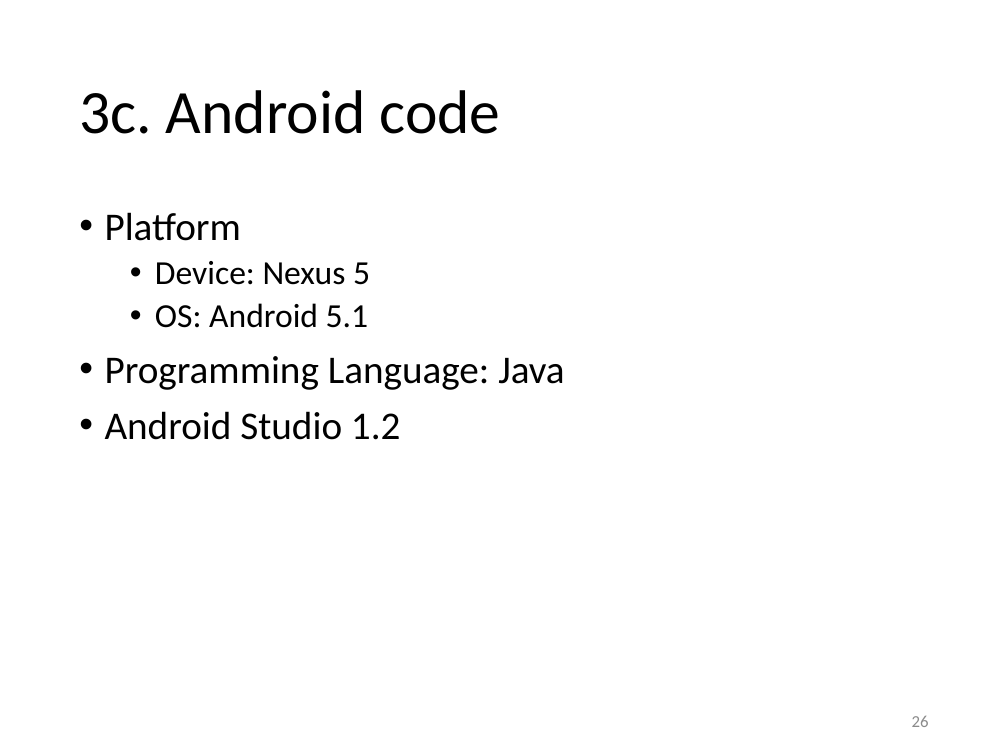
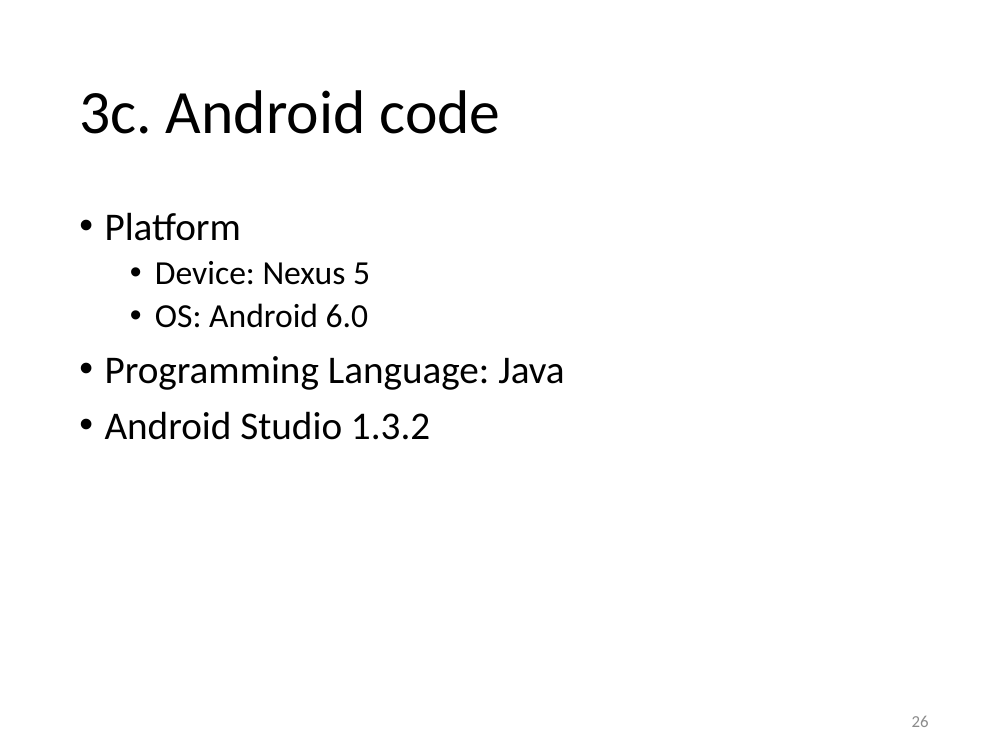
Before and after one commit to yeokm1/intro-to-ble, a slide deck: slide 26 of intro to ble.pptx. Drawn at 1008x756 pixels with LibreOffice and Linux fonts; fonts in the diff are those of the drawing. Boxes give left, top, right and bottom in pixels: in the first picture for what was removed or moved away, otherwise in the second. Text is boxed around its words. In the diff, an @@ line names an element or a change of style, - is before the commit and + after.

```diff
--- a/intro to ble.pptx
+++ b/intro to ble.pptx
@@ text at [155,303,368,328]: text changed @@
-  • OS: Android 5.1
+  • OS: Android 6.0
@@ text at [105,411,430,440]: text changed @@
-• Android Studio 1.2
+• Android Studio 1.3.2
```
Also in this commit, not shown: 5 other slides changed, 1 other file.
